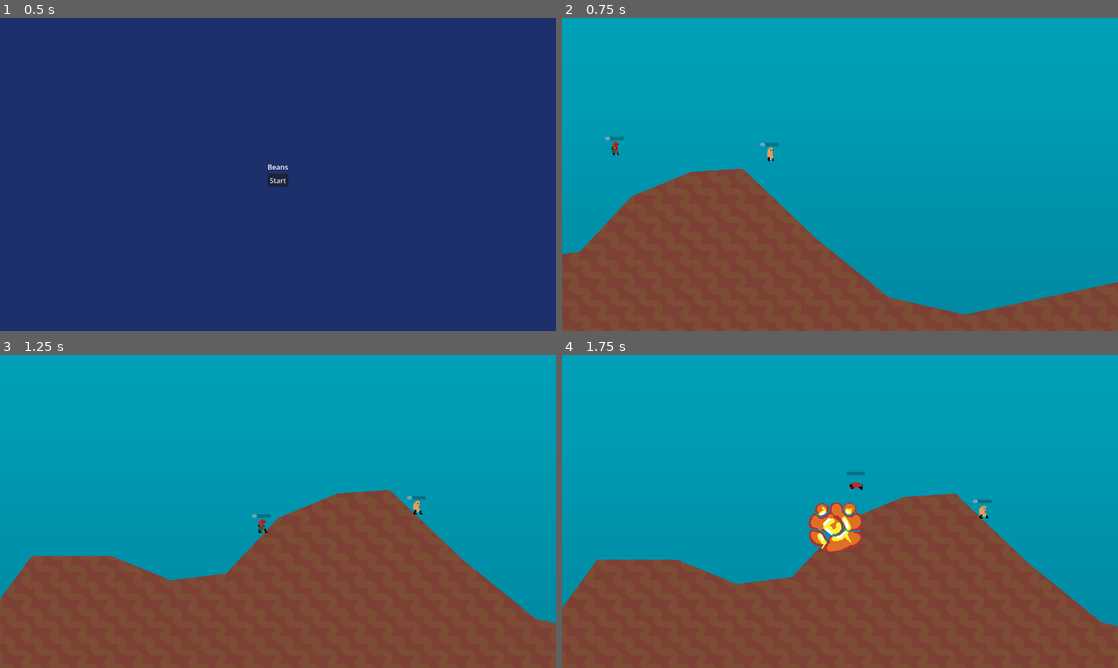
Above: before the commit, frames 1-4 (two rows, left to right).
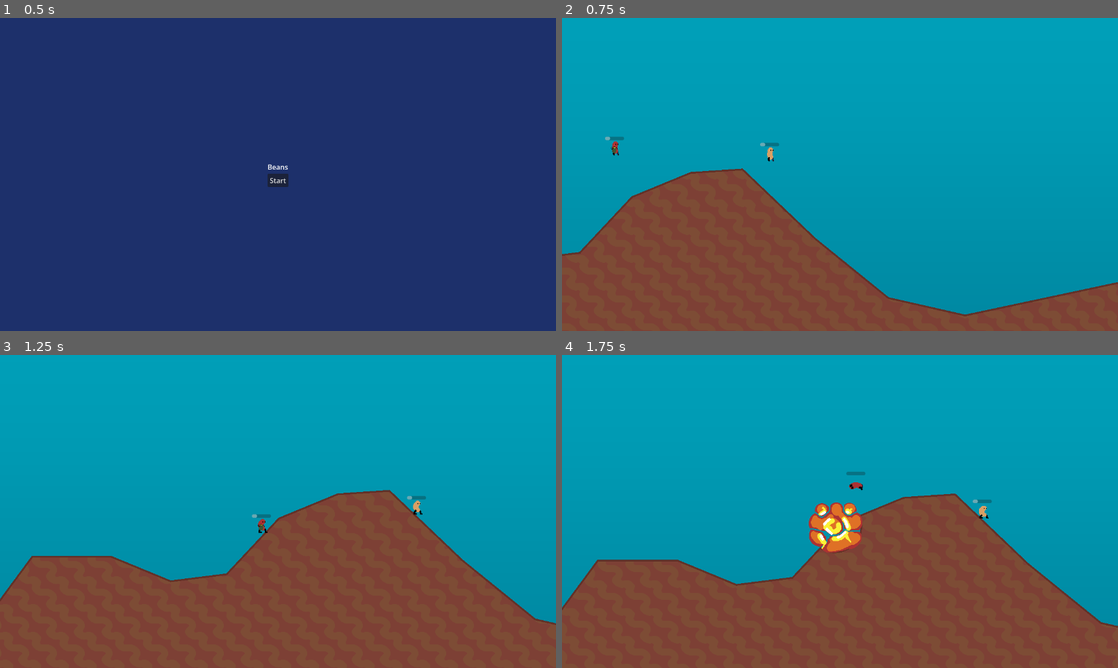
Above: after the commit, the same moments.

Repository: fredchien3/20-game-challenge
Game: Godot game, scene res://main/main.tscn
The game is run twice, just before and just after one commit, with the same random seed, the same clock (stepped at 60 frames per second) and the same inputs.
Inputs (mouse positions are in pixels of both pictures, inside the frame that each line leads up to):
- Up to frame 1 (0.5 s): no input
- Up to frame 2 (0.75 s): click "Start" at 0.5 s
- Up to frame 3 (1.25 s): no input
- Up to frame 4 (1.75 s): move the mouse to (962, 495) at 1.27 s; hold D (move_right) from 1.28 s (still down); hold 2 (select_bazooka) from 1.28 s (still down); click (962, 495) at 1.42 s; tap Space (jump) at 1.52 s

Frame 1 is identical in both runs. In frame 2, 0.5% of the frame differs, in the area x 0-100%, y 48-96%; in frame 3, 0.5%, in the area x 0-100%, y 43-87%; in frame 4, 0.5%.

Commit message:
Add outline to terrain

Diff:
--- a/7--worms/main/level.tscn
+++ b/7--worms/main/level.tscn
@@ -43,18 +43,25 @@
 texture = SubResource("GradientTexture2D_2226f")
 metadata/_edit_lock_ = true
 
-[node name="Terrain" type="StaticBody2D" parent="." unique_id=1943988592 node_paths=PackedStringArray("collision", "terrain")]
+[node name="Terrain" type="StaticBody2D" parent="." unique_id=1943988592 node_paths=PackedStringArray("collision", "terrain", "border")]
 collision_mask = 0
 script = ExtResource("2_2226f")
 collision = NodePath("CollisionPolygon2D")
 terrain = NodePath("Polygon2D")
+border = NodePath("Polygon2D/Line2D")
 
 [node name="Polygon2D" type="Polygon2D" parent="Terrain" unique_id=857618795]
+clip_children = 2
 texture_repeat = 2
 position = Vector2(544, 160)
 texture = ExtResource("6_tmqic")
 polygon = PackedVector2Array(-336, 512, -200, 328, -16, 328, 120, 384, 248, 368, 368, 240, 504, 184, 624, 176, 792, 336, 960, 472, 1136, 512, 1512, 432, 1744, 232, 1896, 200, 2208, 384, 2392, 376, 2640, 240, 2864, 240, 3080, 736, 3080, 1256, 2912, 1536, -192, 1544, -328, 1160)
-uv = PackedVector2Array(-1429.6829, -329.85757, -1293.6829, -513.85754, -1109.6829, -513.85754, -973.6828, -457.85757, -845.6828, -473.85757, -725.6828, -601.85754, -589.6828, -657.85754, -469.6828, -665.85754, -301.6828, -505.85757, -133.68283, -369.85757, 42.31717, -329.85757, 418.3172, -409.85757, 650.3172, -609.85754, 802.3172, -641.85754, 1114.3171, -457.85757, 1298.3171, -465.85757, 1546.3174, -601.85754, 1770.3171, -601.85754, 1986.3171, -105.857574, 1986.3171, 414.14243, 1818.3171, 694.14246, -1285.6829, 702.14246, -1421.6829, 318.14243)
+
+[node name="Line2D" type="Line2D" parent="Terrain/Polygon2D" unique_id=525219374]
+position = Vector2(960, 472)
+points = PackedVector2Array(176, 40, 552, -40)
+width = 8.0
+default_color = Color(0.38347143, 0.18913117, 0.15420052, 1)
 
 [node name="CollisionPolygon2D" type="CollisionPolygon2D" parent="Terrain" unique_id=2098611230]
 polygon = PackedVector2Array(0, 0, 0, 0, 0, 0)
--- a/7--worms/main/terrain.gd
+++ b/7--worms/main/terrain.gd
@@ -4,13 +4,13 @@
 
 @export var collision: CollisionPolygon2D
 @export var terrain: Polygon2D
+@export var border: Line2D
 
 
 func _ready() -> void:
-	# Terrain's CollisionPolygon2D is initialized without a shape -
-	# we programmatically set its shape by copying over from the visual Polygon2D
-	collision.polygon = terrain.polygon
 	collision.global_transform = terrain.global_transform
+	border.global_transform = terrain.global_transform
+	update_terrain_polygon()
 
 
 func cutout_hole(pos, radius):
@@ -35,5 +35,10 @@
 	call_deferred("update_terrain_polygon")
 
 
+## Terrain's CollisionPolygon2D is initialized without a shape -
+## we programmatically set its shape by copying over from the visual Polygon2D
 func update_terrain_polygon():
 	collision.polygon = terrain.polygon
+	border.points = terrain.polygon
+	# Close the gap
+	border.add_point(border.points[0])
--- a/7--worms/project.godot
+++ b/7--worms/project.godot
@@ -23,6 +23,11 @@
 
 window/size/viewport_width=1280
 window/size/viewport_height=720
+
+[editor]
+
+movie_writer/movie_file="C:/Ford Docs/GameDev/20 Game Challenge/7--worms/movie.avi"
+movie_writer/fps=30
 
 [editor_plugins]
 
